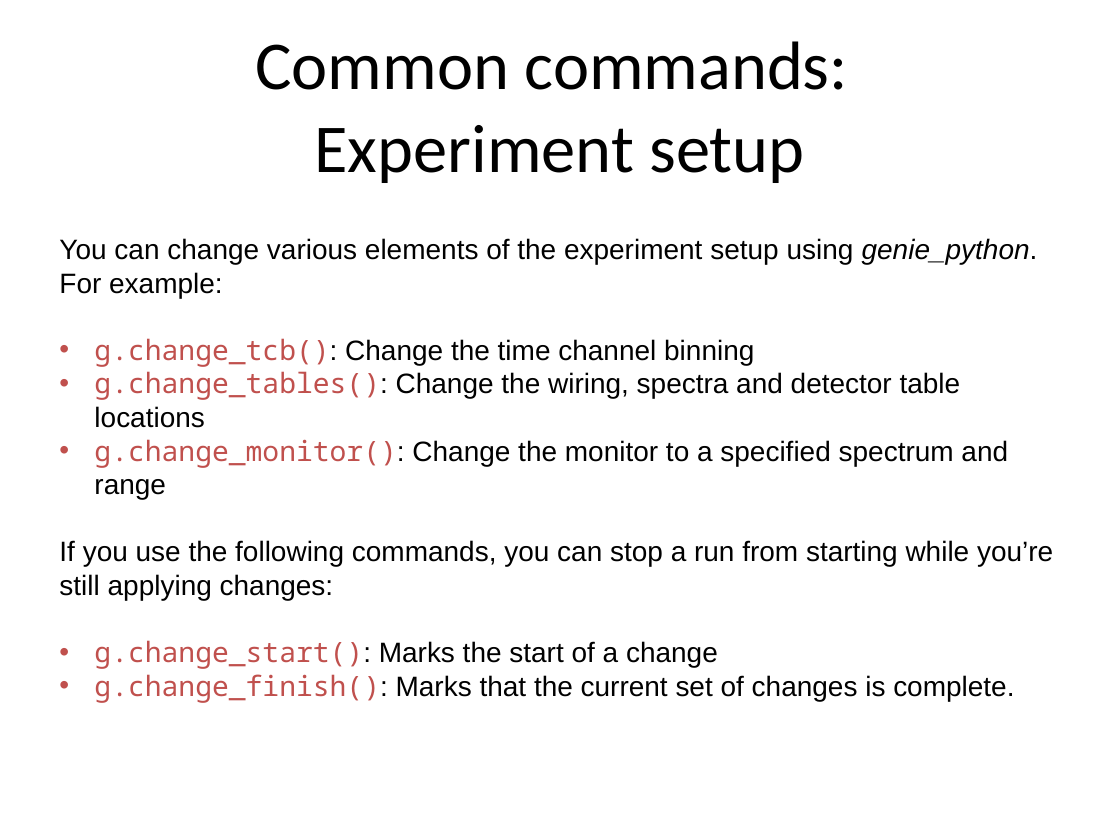
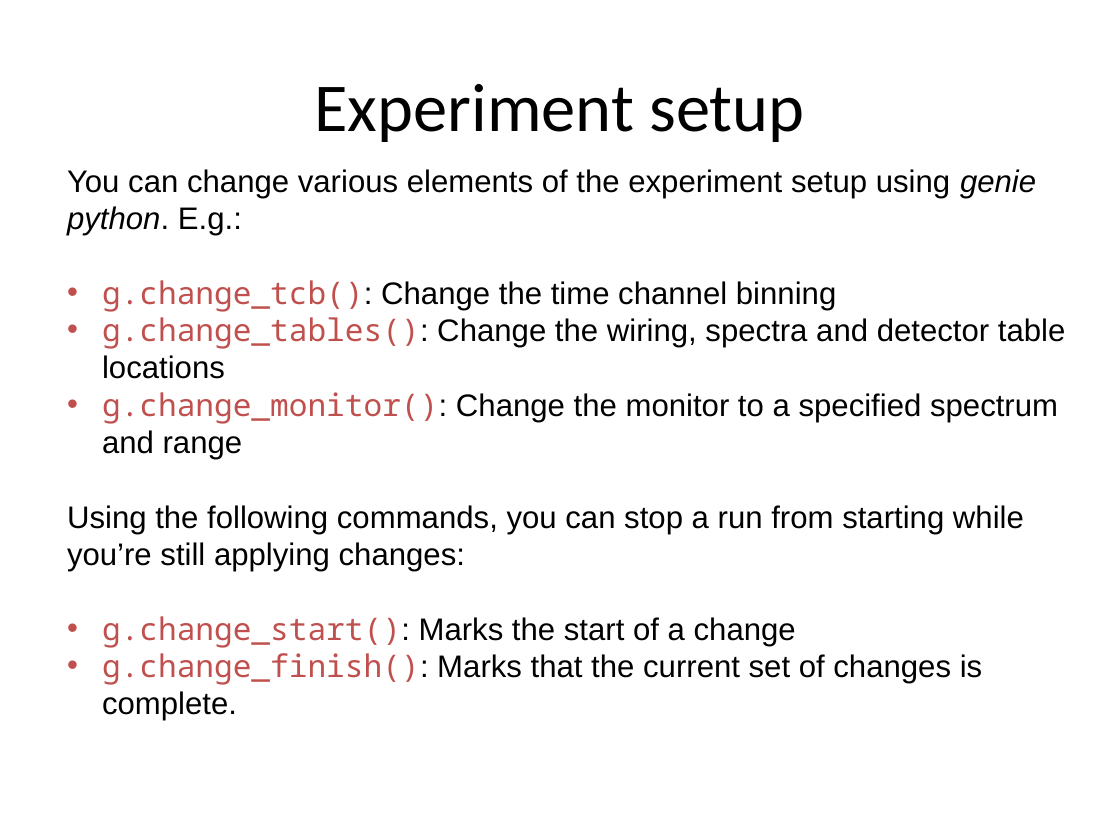
Before and after one commit to ISISComputingGroup/ibex_user_manual, a slide deck: slide 14 of genie_python_and_ibex/genie_python_and_ibex.pptx (slide 11 before the commit). Drawn at 1120x840 pixels with LibreOffice and Linux fonts; fonts in the diff are those of the drawing; background and template pictures are left out. Boxes give left, top, right and bottom in pixels: in the first picture for what was removed or moved away, otherwise in the second. Text is boxed around its words. In the diff, an @@ line names an element or a change of style, - is before the commit and + after.

Commit message:
Uploaded latest genie_python and ibex training slides

```diff
--- a/genie_python_and_ibex/genie_python_and_ibex.pptx
+++ b/genie_python_and_ibex/genie_python_and_ibex.pptx
@@ title at <box>315,84,804,142</box>: text changed @@
-Common commands:
-Experiment setup
+Experiment setup
@@ text "You can change various elements ...": place and size @@
-text "You can change various elements ..." at <box>59,238,1053,703</box>
+text "You can change various elements ..." at <box>67,169,1065,721</box>
@@ text at <box>67,169,1036,235</box>: text changed; size 18 to 20 pt @@
-You can change various elements of the experiment setup using genie_python. For example:
+You can change various elements of the experiment setup using genie python. E.g.:
@@ text at <box>102,280,1065,721</box>: size 18 to 20 pt in "g.change_tcb(): Change the time channel binning", "g.change_tables(): Change the wiring, spectra and detector ...", "g.change_monitor(): Change the monitor to a specified ...", "g.change_start(): Marks the start of a change" and 1 more places @@
@@ text at <box>67,505,1024,571</box>: text changed; size 18 to 20 pt @@
-If you use the following commands, you can stop a run from starting while you’re still applying changes:
+Using the following commands, you can stop a run from starting while you’re still applying changes:
```
Also in this commit, not shown: 31 other slides changed, 16 slides added, 1 slide removed.
